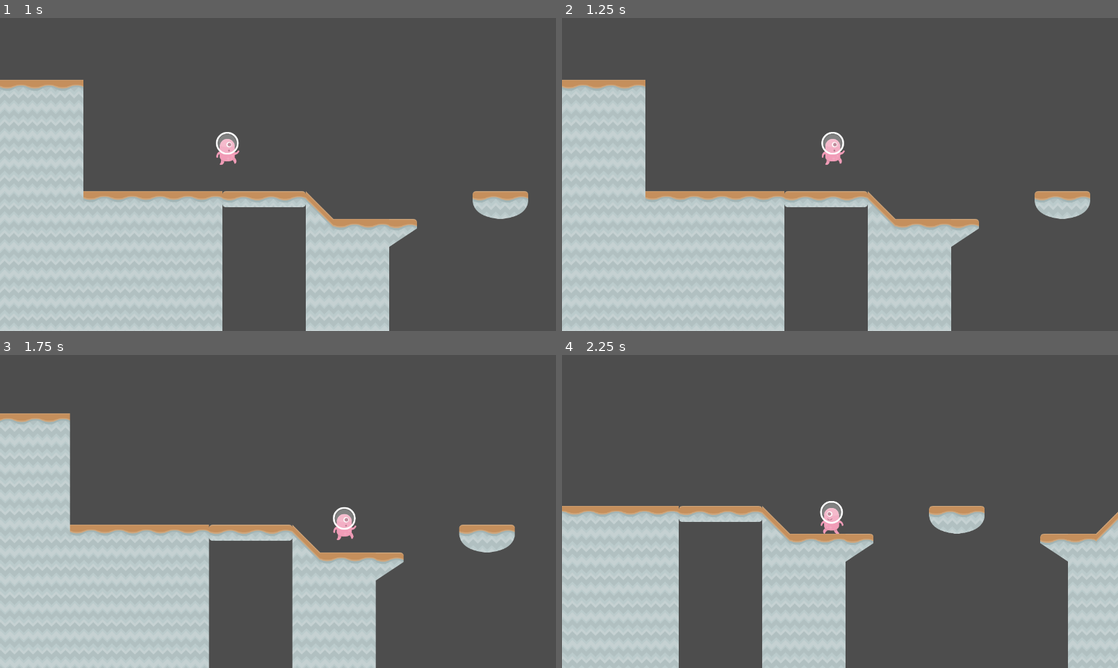
Above: before the commit, frames 1-4 (two rows, left to right).
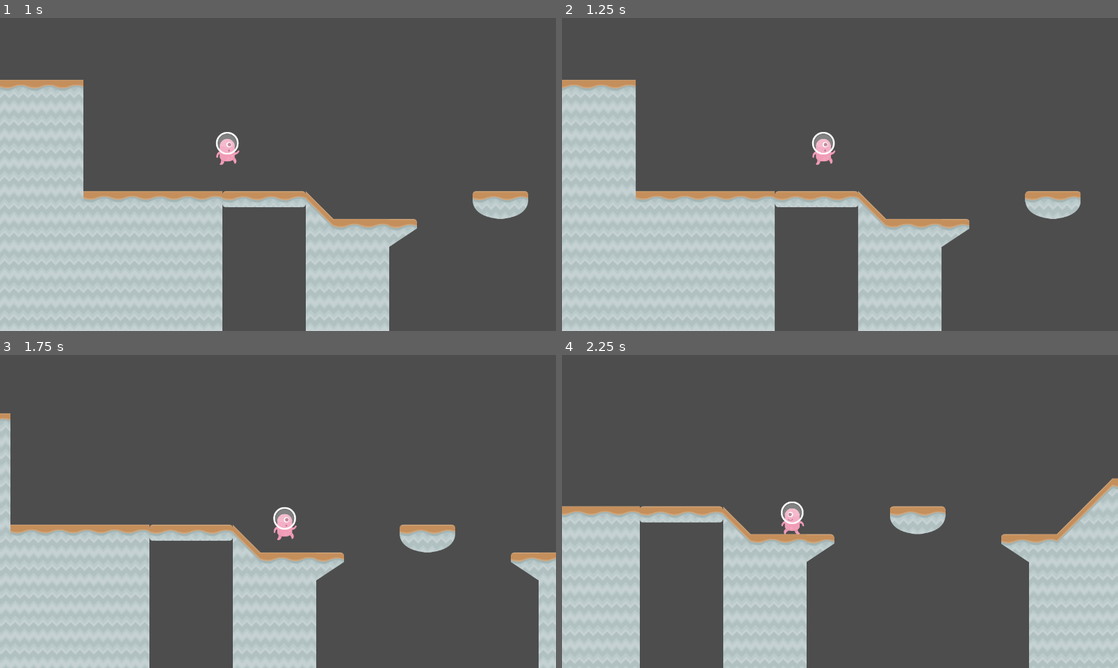
Above: after the commit, the same moments.

Repository: ferupk/CSUI-GD-tutorial-4
Game: Godot game, scene res://scenes/Level1.tscn
The game is run twice, just before and just after one commit, with the same random seed, the same clock (stepped at 60 frames per second) and the same inputs.
Inputs:
- Up to frame 1 (1 s): tap Enter at 0.5 s; hold Right (right) from 0.53 s (still down); tap Space (jump) at 0.77 s
- Up to frame 2 (1.25 s): keep holding Right (right)
- Up to frame 3 (1.75 s): keep holding Right (right); tap Space (jump) at 1.52 s
- Up to frame 4 (2.25 s): release Right (right) at 2.03 s; hold A (left) from 2.03 s (still down)

Frame 1 is identical in both runs. In frame 2, 4.5% of the frame differs, in the area x 0-95%, y 19-100%; in frame 3, 21%, in the area x 0-100%, y 18-100%; in frame 4, 17%.

Commit message:
Smoother camera on limit

Diff:
--- a/scenes/Player.tscn
+++ b/scenes/Player.tscn
@@ -83,10 +83,12 @@
 process_callback = 0
 limit_left = 0
 limit_bottom = 512
+limit_smoothed = true
 position_smoothing_enabled = true
 position_smoothing_speed = 3.0
 drag_horizontal_enabled = true
 drag_vertical_enabled = true
+drag_horizontal_offset = -1.0
 drag_left_margin = 0.05
 drag_top_margin = 0.25
 drag_right_margin = 0.05
--- a/scenes/PlayerCamera.gd
+++ b/scenes/PlayerCamera.gd
@@ -1,13 +1,16 @@
 extends Camera2D
 
-const LOOK_AHEAD_FACTOR = 0.08
+const LOOK_AHEAD_FACTOR = 0.1
 const SHIFT_TRANS = Tween.TRANS_SINE
 const SHIFT_EASE = Tween.EASE_OUT
-const SHIFT_DURATION = 1.0
+const SHIFT_DURATION = 1.2
 
 var facing = 0
 @onready var prev_camera_pos = get_screen_center_position()
 @onready var tween: Tween
+
+func _ready() -> void:
+	reset_smoothing()
 
 # Called every frame. 'delta' is the elapsed time since the previous frame.
 func _process(delta: float) -> void:
